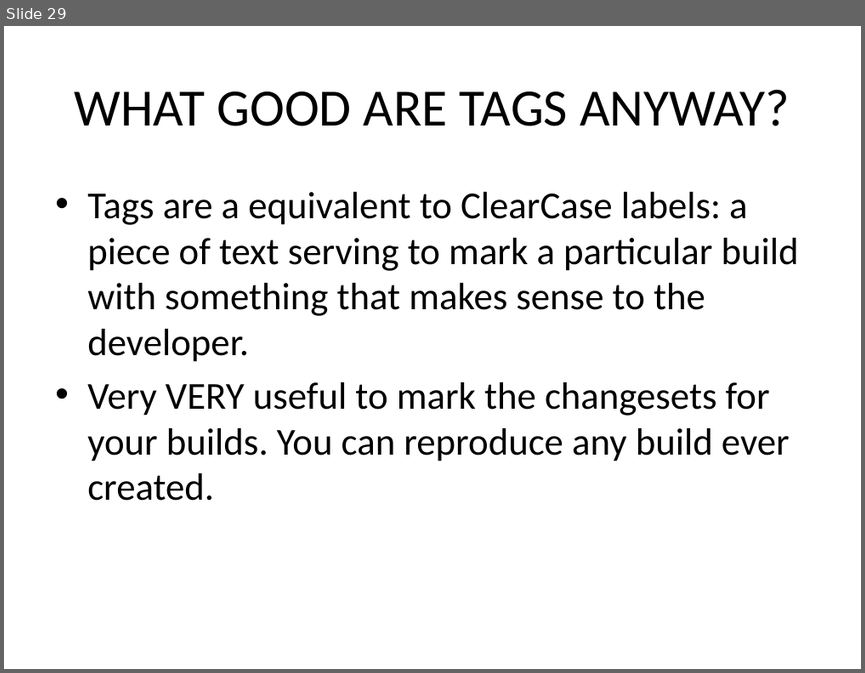
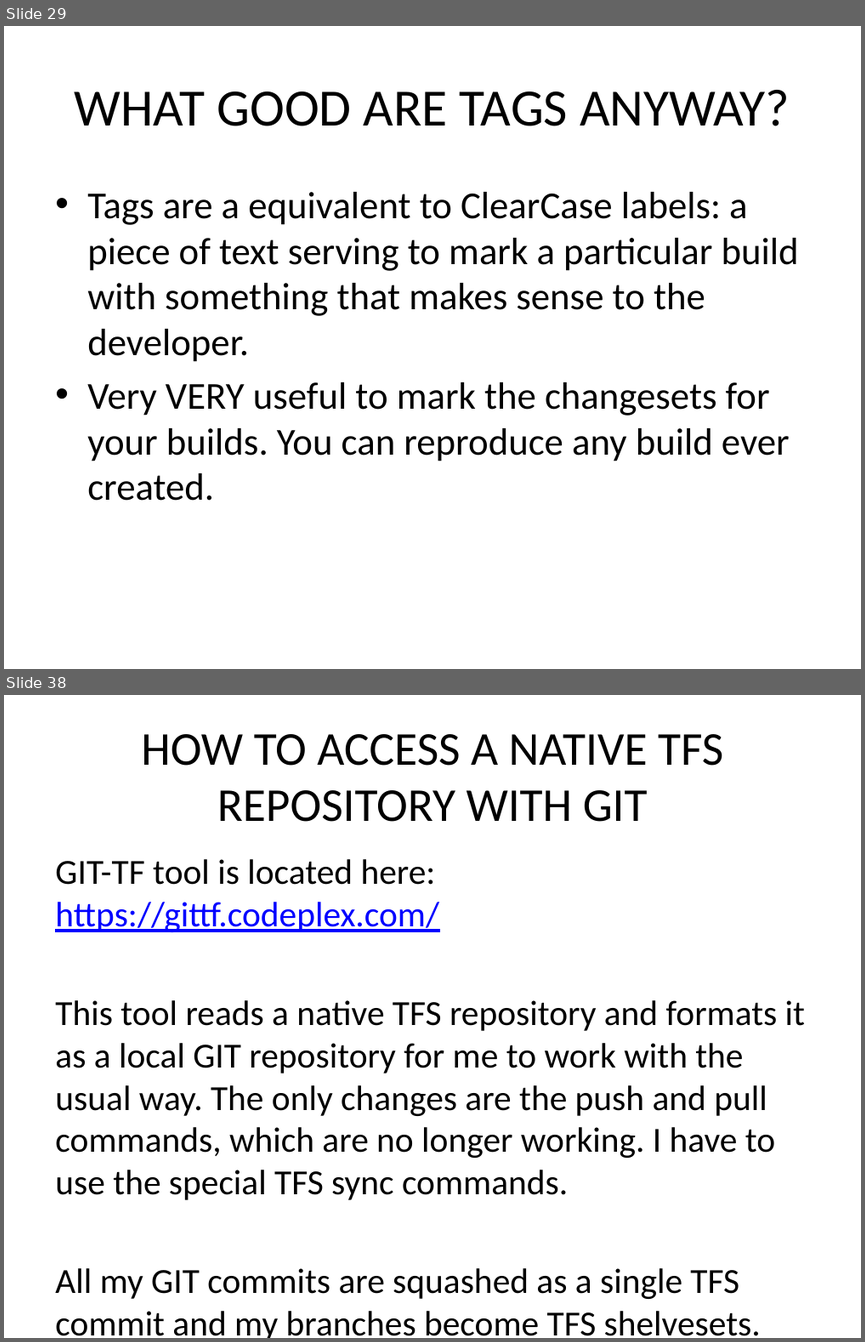
Before and after one commit to kangelov/gitdemo, a slide deck: powerpoint/An Introduction to GIT.pptx. Shown one above the other, each under a label of ours: slide 29 before the commit, slides 29 and 38 after it; the slides between them are not shown. The pictures are 865x673 and 865x1342 pixels, drawn with LibreOffice and Linux fonts; fonts in the diff are those of the drawing. Boxes give left, top, right and bottom in pixels: in the first picture for what was removed or moved away, otherwise in the second. Text is boxed around its words. In the diff, an @@ line names an element or a change of style, - is before the commit and + after.

```diff
--- a/powerpoint/An Introduction to GIT.pptx
+++ b/powerpoint/An Introduction to GIT.pptx
@@ slide 38 added at [4, 695, 861, 1338], background #FFFFFF @@
@@ title added at [141, 734, 723, 822], 39.6 pt, text #000000 @@
+HOW TO ACCESS A NATIVE TFS REPOSITORY WITH GIT
@@ text added at [55, 859, 805, 1338], 29.6 pt, text #000000 @@
+GIT-TF tool is located here: https://gittf.codeplex.com/
+This tool reads a native TFS repository and formats it as a local GIT repository for me to work with the usual way. The only changes are the push and pull commands, which are no longer working. I have to use the special TFS sync commands.
+All my GIT commits are squashed as a single TFS commit and my branches become TFS shelvesets.
```
Also in this commit, not shown: 1 slide changed, 8 other slides added.
